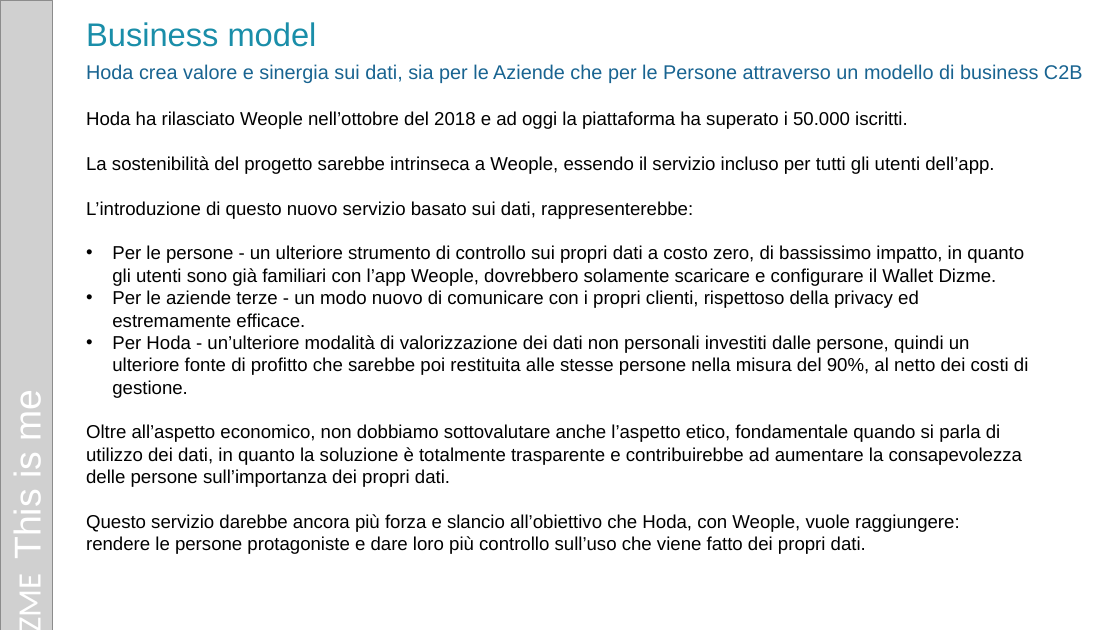
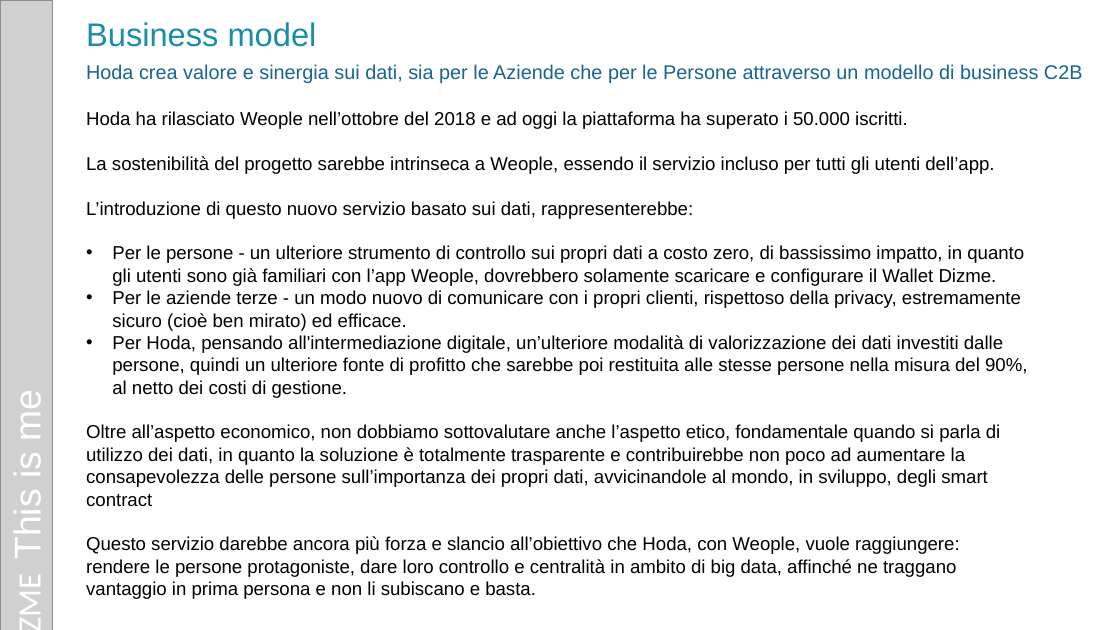
Before and after one commit to dizme/Hackathon_21, a slide deck: slide 11 of docs/weople/slide.pptx. Drawn at 1120x630 pixels with LibreOffice and Linux fonts; fonts in the diff are those of the drawing; grey boxes stand for pictures. Boxes give left, top, right and bottom in pixels: in the first picture for what was removed or moved away, otherwise in the second. Text is boxed around its words. In the diff, an @@ line names an element or a change of style, - is before the commit and + after.

```diff
--- a/docs/weople/slide.pptx
+++ b/docs/weople/slide.pptx
@@ text at (86, 290, 1027, 507): text changed @@
-• Per le aziende terze - un modo nuovo di comunicare con i propri clienti, rispettoso della privacy ed estremamente efficace.
-• Per Hoda - un’ulteriore modalità di valorizzazione dei dati non personali investiti dalle persone, quindi un ulteriore fonte di profitto che sarebbe poi restituita alle stesse persone nella misura del 90%, al netto dei costi di gestione.
-Oltre all’aspetto economico, non dobbiamo sottovalutare anche l’aspetto etico, fondamentale quando si parla di utilizzo dei dati, in quanto la soluzione è totalmente trasparente e contribuirebbe ad aumentare la consapevolezza delle persone sull’importanza dei propri dati.
+• Per le aziende terze - un modo nuovo di comunicare con i propri clienti, rispettoso della privacy, estremamente sicuro (cioè ben mirato) ed efficace.
+• Per Hoda, pensando all'intermediazione digitale, un’ulteriore modalità di valorizzazione dei dati investiti dalle persone, quindi un ulteriore fonte di profitto che sarebbe poi restituita alle stesse persone nella misura del 90%, al netto dei costi di gestione.
+Oltre all’aspetto economico, non dobbiamo sottovalutare anche l’aspetto etico, fondamentale quando si parla di utilizzo dei dati, in quanto la soluzione è totalmente trasparente e contribuirebbe non poco ad aumentare la consapevolezza delle persone sull’importanza dei propri dati, avvicinandole al mondo, in sviluppo, degli smart contract
@@ text at (86, 559, 956, 599): text changed @@
-rendere le persone protagoniste e dare loro più controllo sull’uso che viene fatto dei propri dati.
+rendere le persone protagoniste, dare loro controllo e centralità in ambito di big data, affinché ne traggano vantaggio in prima persona e non li subiscano e basta.
```
Also in this commit, not shown: 2 other slides changed, 1 other file.
